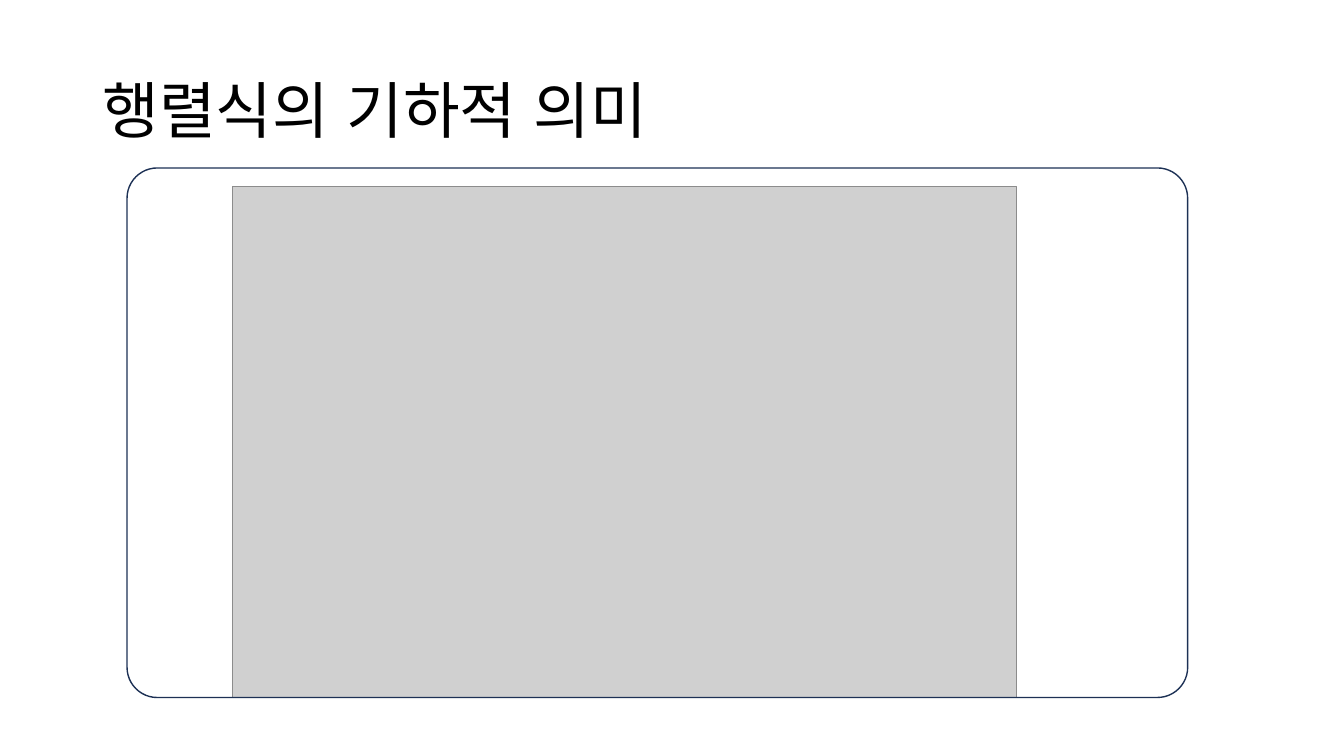
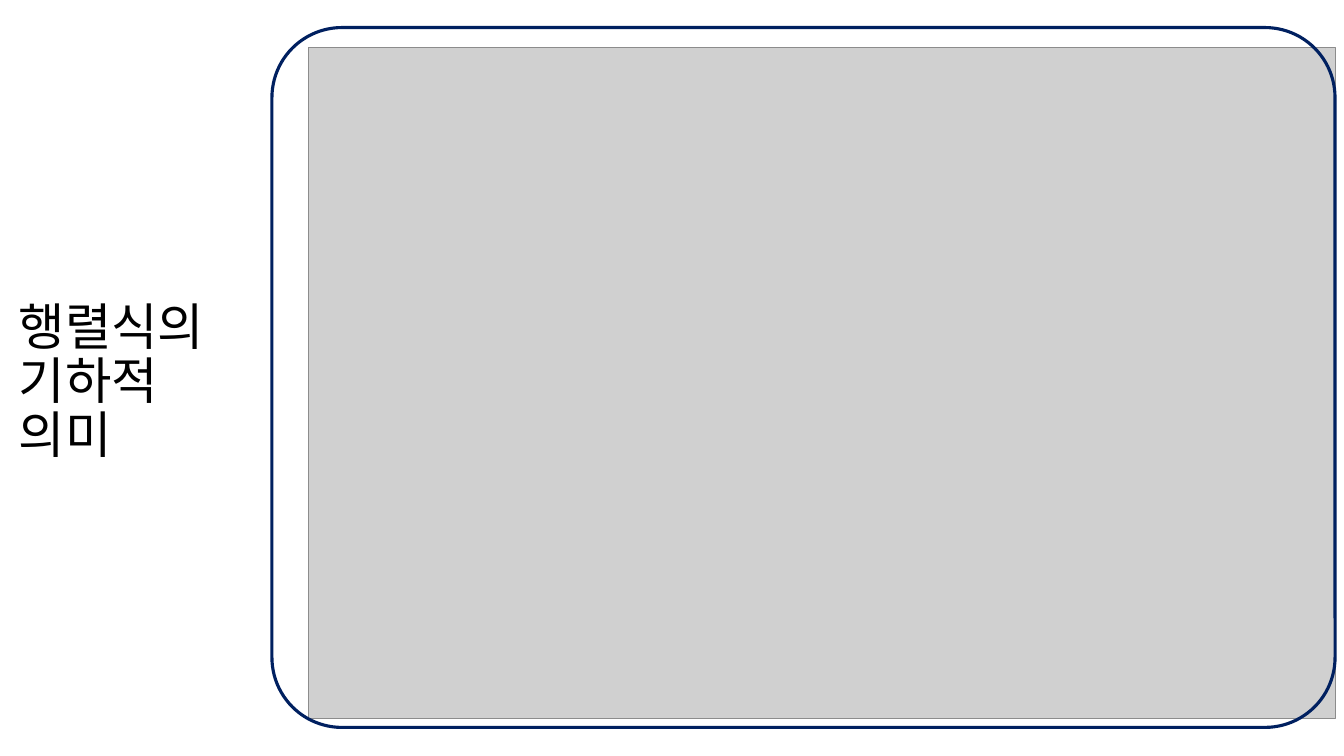
Before and after one commit to dknife/2023GMath, a slide deck: slide 14 of LectureNotes/강의7.pptx. Drawn at 1344x756 pixels with LibreOffice and Linux fonts; fonts in the diff are those of the drawing; grey boxes stand for pictures. Boxes give left, top, right and bottom in pixels: in the first picture for what was removed or moved away, otherwise in the second. Text is boxed around its words. In the diff, an @@ line names an element or a change of style, - is before the commit and + after.

```diff
--- a/LectureNotes/강의7.pptx
+++ b/LectureNotes/강의7.pptx
@@ rounded rectangle: place and size @@
-rounded rectangle at (127,168,1188,698)
+rounded rectangle at (272,27,1336,727)
@@ rounded rectangle at (272,27,1336,727): outline #1E3256 1 pt to #002060 2.25 pt; proportions changed @@
@@ picture added at (309,47,1335,719) @@
@@ picture removed at (233,187,1017,698) @@
@@ title "행렬식의 기하적 의미": place and size @@
-title "행렬식의 기하적 의미" at (102,82,647,138)
+title "행렬식의 기하적 의미" at (19,303,204,457)
@@ title "행렬식의 기하적 의미" at (19,303,204,457): size 44 to 36 pt @@
```
Also in this commit, not shown: 1 other slide changed, 5 slides added, 2 slides removed, 1 other file.
